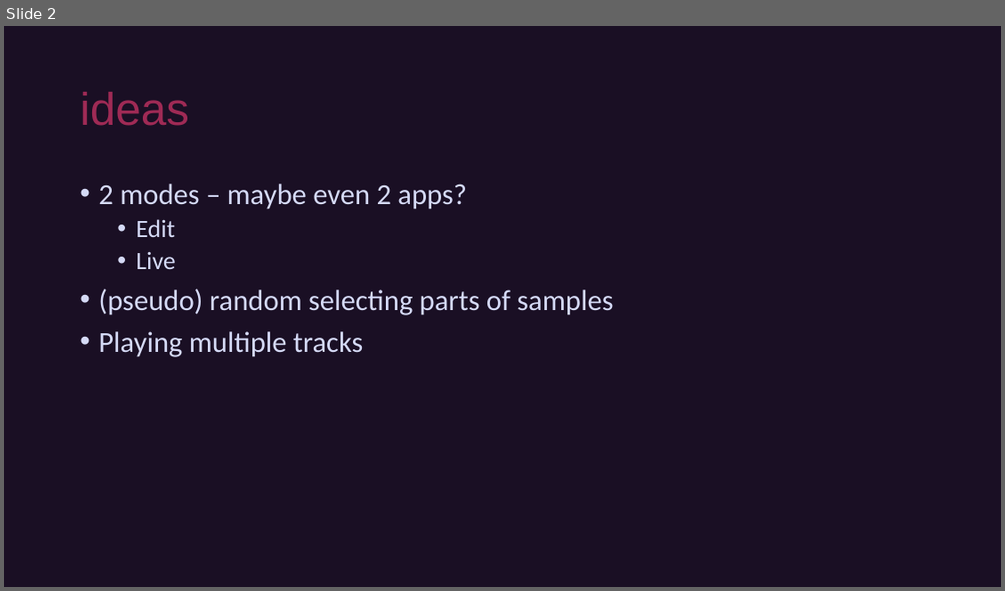
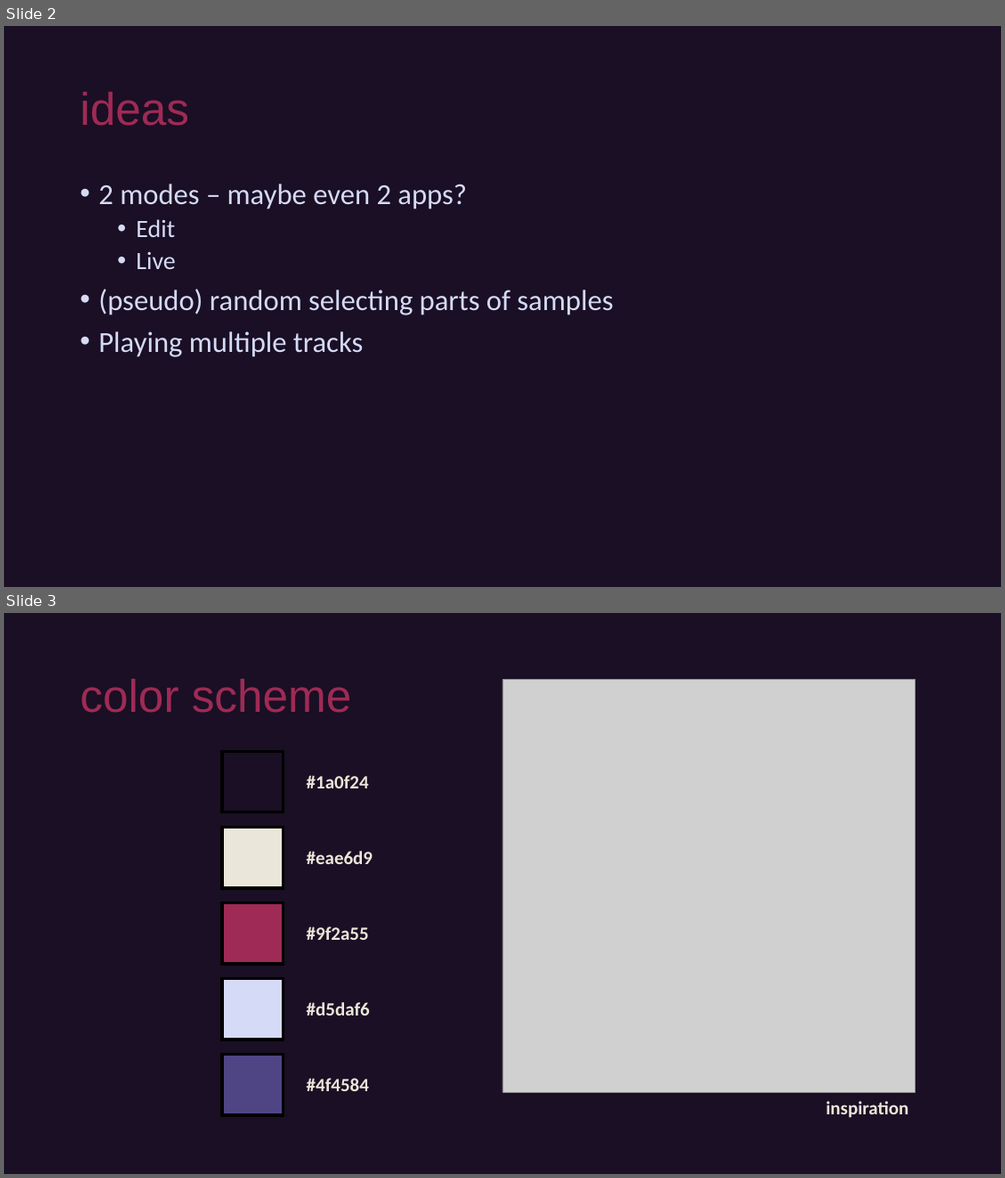
Before and after one commit to sorskoot/UltraviolentJunglist, a slide deck: Design/Ultraviolent Junglist.pptx. Shown one above the other, each under a label of ours: slide 2 before the commit, slides 2 and 3 after it. The pictures are 1005x591 and 1005x1178 pixels, drawn with LibreOffice and Linux fonts; fonts in the diff are those of the drawing; grey boxes stand for pictures. Boxes give left, top, right and bottom in pixels: in the first picture for what was removed or moved away, otherwise in the second. Text is boxed around its words. In the diff, an @@ line names an element or a change of style, - is before the commit and + after.

```diff
--- a/Design/Ultraviolent Junglist.pptx
+++ b/Design/Ultraviolent Junglist.pptx
@@ slide 3 added at <box>4,613,1001,1174</box>, background #1A0F24 @@
@@ title added at <box>80,679,352,713</box>, 44 pt, text #9F2A55 @@
+color scheme
@@ picture added at <box>502,680,915,1093</box> @@
@@ group added at <box>222,751,908,1118</box>: 6 texts, 5 rectangles @@
+#1a0f24
+#eae6d9
+#9f2a55
+#d5daf6
+#4f4584
+inspiration
```
Also in this commit, not shown: 1 slide changed, 1 other slide added, 1 slide removed, 8 other files.
